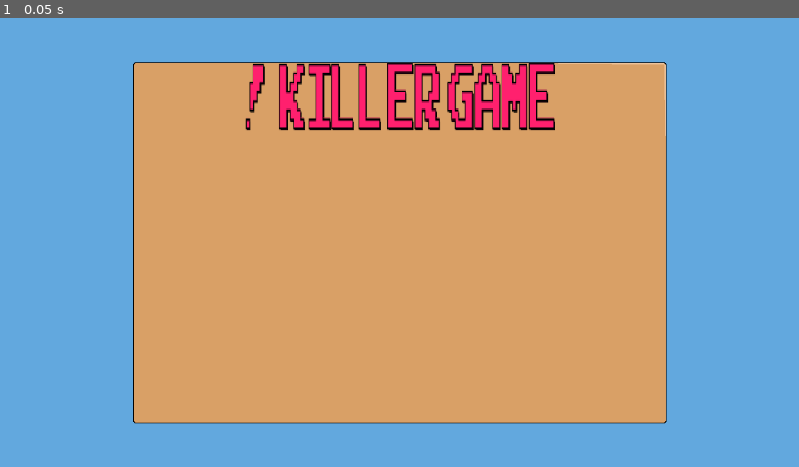
Above: before the commit, frame 1.
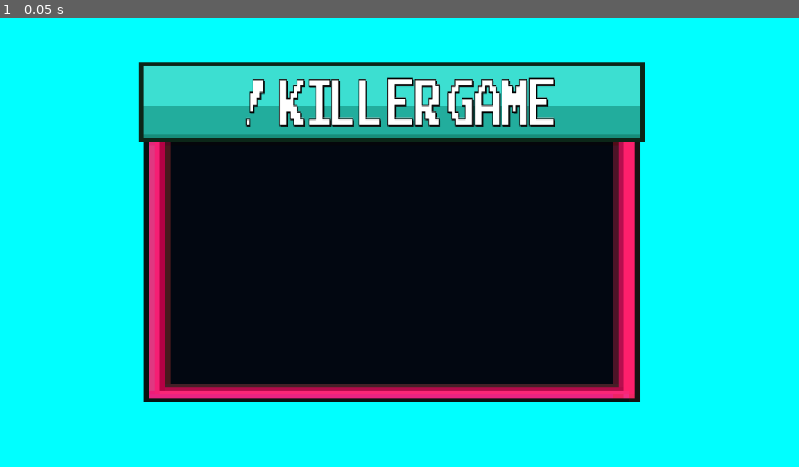
Above: after the commit, the same moment.

Repository: ElrohirGT/VideojuegosProyecto2
Game: Godot game, scene res://Scenes/Main_Menu.tscn
Two runs of this game, one before a commit and one after it. Both use one fixed random seed, a clock stepped at 60 frames per second and the inputs below.
Inputs:
- Up to frame 1 (0.05 s): no input

The runs differ from the first frame. In frame 1, 100% of the frame differs, in the area x 0-100%, y 0-100%.

Commit message:
Better Performance

Diff:
--- a/Scenes/Main_Menu.tscn
+++ b/Scenes/Main_Menu.tscn
@@ -1,7 +1,7 @@
 [gd_scene format=3 uid="uid://ulb00muo6h6h"]
 
-[ext_resource type="Texture2D" uid="uid://bkdo77wmjsuvs" path="res://Assets/MenuBackground.png" id="1_c4tk2"]
-[ext_resource type="Texture2D" uid="uid://l48higcroucp" path="res://Assets/Title.png" id="2_rmbjf"]
+[ext_resource type="Texture2D" uid="uid://bwwhsxou6dnow" path="res://Assets/MenuBG.png" id="1_rmbjf"]
+[ext_resource type="Texture2D" uid="uid://bg5ahssewlike" path="res://Assets/TitleW.png" id="2_b7rmo"]
 
 [node name="MainMenu" type="Control" unique_id=335096256]
 layout_mode = 3
@@ -18,7 +18,7 @@
 anchor_bottom = 1.0
 grow_horizontal = 2
 grow_vertical = 2
-color = Color(0.38368702, 0.6598492, 0.8683478, 1)
+color = Color(0, 1, 1, 1)
 
 [node name="NinePatchRect" type="NinePatchRect" parent="." unique_id=610893078]
 layout_mode = 1
@@ -33,11 +33,7 @@
 offset_bottom = 260.5
 grow_horizontal = 2
 grow_vertical = 2
-texture = ExtResource("1_c4tk2")
-patch_margin_left = 3
-patch_margin_top = 3
-patch_margin_right = 3
-patch_margin_bottom = 3
+texture = ExtResource("1_rmbjf")
 
 [node name="Panel" type="Panel" parent="NinePatchRect" unique_id=981573635]
 layout_mode = 1
@@ -52,8 +48,9 @@
 anchors_preset = 5
 anchor_left = 0.5
 anchor_right = 0.5
-offset_left = -223.25
-offset_right = 223.25
-offset_bottom = 98.5
+offset_left = -223.0
+offset_top = 21.5
+offset_right = 223.5
+offset_bottom = 92.5
 grow_horizontal = 2
-texture = ExtResource("2_rmbjf")
+texture = ExtResource("2_b7rmo")
